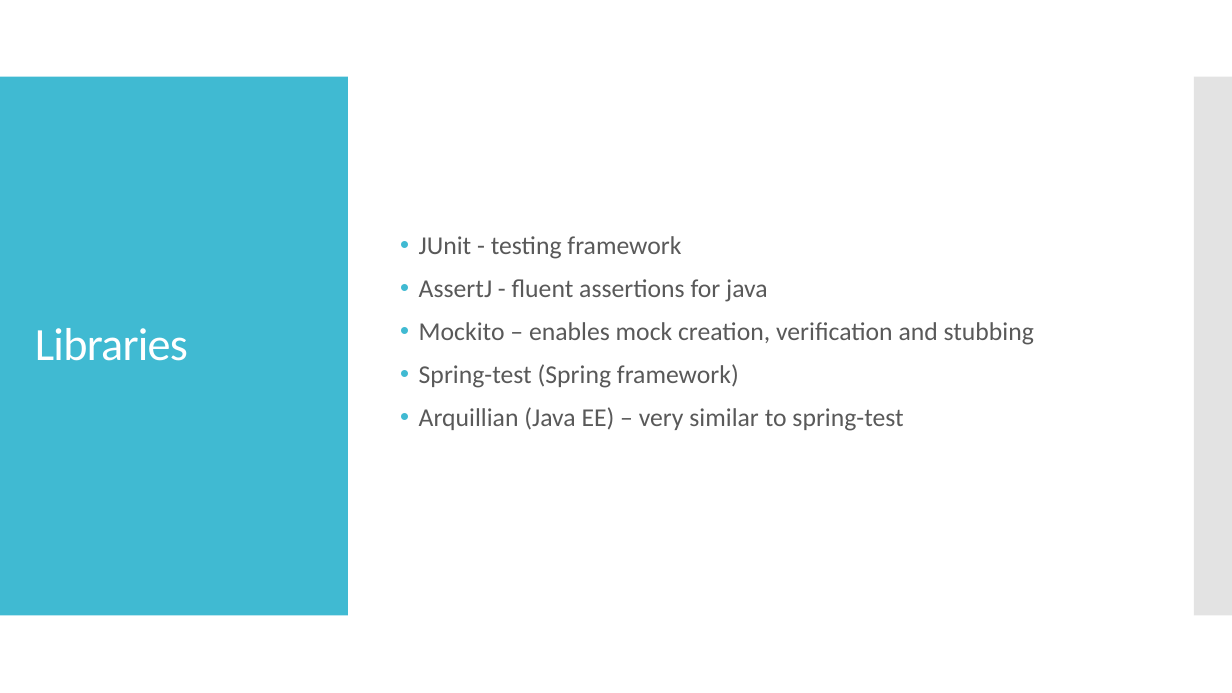
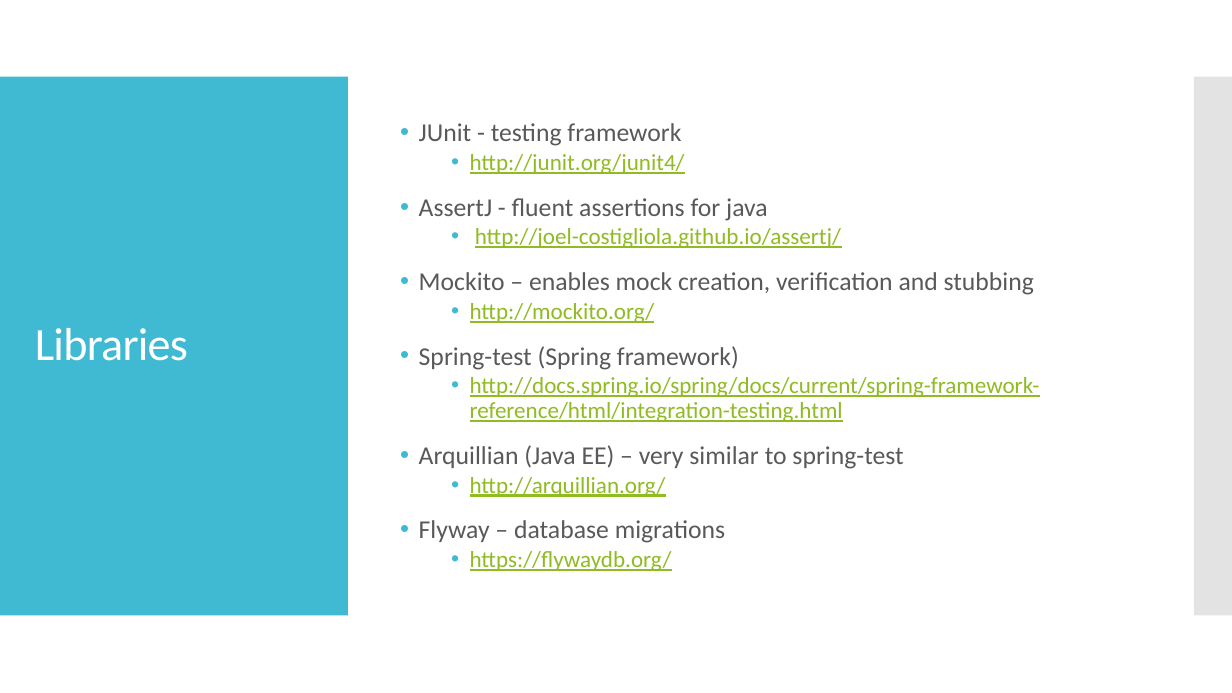
Before and after one commit to ivlahek/presentation.testing, a slide deck: slide 6 of Presentation.pptx. Drawn at 1232x693 pixels with LibreOffice and Linux fonts; fonts in the diff are those of the drawing. Boxes give left, top, right and bottom in pixels: in the first picture for what was removed or moved away, otherwise in the second. Text is boxed around its words. In the diff, an @@ line names an element or a change of style, - is before the commit and + after.

```diff
--- a/Presentation.pptx
+++ b/Presentation.pptx
@@ text at <box>470,154,685,174</box>: paragraph added @@
+  • http://junit.org/junit4/
@@ text at <box>475,228,841,248</box>: paragraph added @@
+  • http://joel-costigliola.github.io/assertj/
@@ text at <box>470,303,655,323</box>: paragraph added @@
+  • http://mockito.org/
@@ text at <box>470,377,1040,422</box>: paragraph added @@
+  • http://docs.spring.io/spring/docs/current/spring-framework-reference/html/integration-testing.html
@@ text at <box>419,477,725,571</box>: paragraphs added @@
+  • http://arquillian.org/
+• Flyway – database migrations
+  • https://flywaydb.org/
```
Also in this commit, not shown: 3 other slides changed, 5 slides added, 18 other files.
